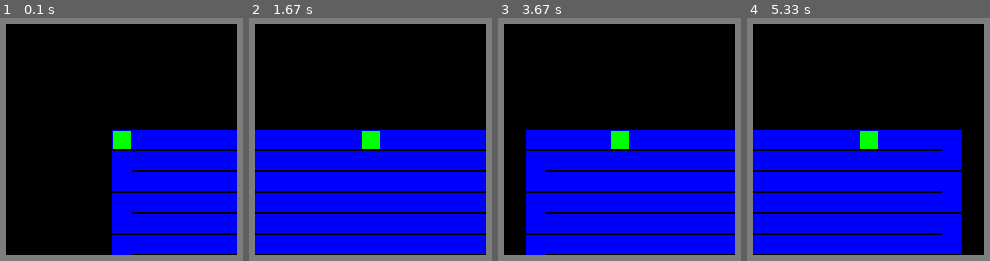
Above: before the commit, frames 1-4 (left to right).
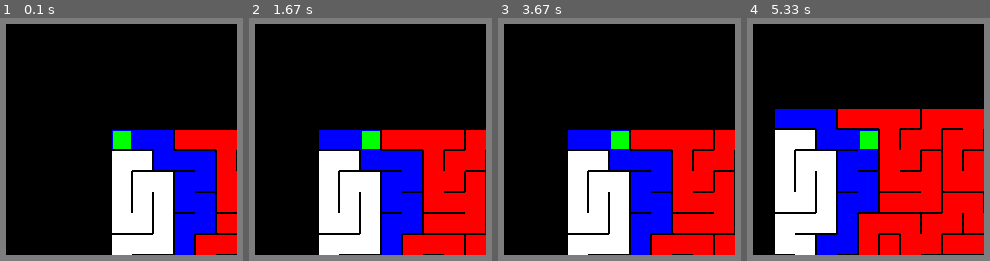
Above: after the commit, the same moments.

Repository: MartinRB45534/Escape
Game: pygame game, started from test_pygame.py
Two runs of this game, one before a commit and one after it. Both use one fixed random seed, a clock stepped at 60 frames per second and the inputs below.
Inputs:
- Up to frame 1 (0.1 s): no input
- Up to frame 2 (1.67 s): hold Right 0.33-0.8 s
- Up to frame 3 (3.67 s): hold Left 1.67-2.2 s; hold Right from 3.4 s (still down)
- Up to frame 4 (5.33 s): release Right at 4.03 s; hold Down 4.07-4.43 s; hold Right from 4.97 s (still down)

The runs differ from the first frame. In frame 1, 17% of the frame differs, in the area x 46-98%, y 46-98%; in frame 2, 38%; in frame 3, 34%; in frame 4, 46%, in the area x 2-98%, y 37-98%.

Commit message:
Ajout des salles

Diff:
--- a/Cases.py
+++ b/Cases.py
@@ -43,6 +43,11 @@
         Fonction qui casse le mur dans la direction indiquée
         """
         self.murs[direction].set_etat(MUR_VIDE)
+    def construire_mur(self,direction):
+        """
+        Fonction qui construit le mur dans la direction indiquée
+        """
+        self.murs[direction].set_etat(MUR_PLEIN)
 
     def mur_plein(self,direction):
         """
--- a/Labyrinthe.py
+++ b/Labyrinthe.py
@@ -5,7 +5,7 @@
 
 
 class Labyrinthe:
-    def __init__(self,largeur,hauteur,arrivee_x,arrivee_y,tailleCase=20,tailleMur=1,poids=[1,1,1,1]):
+    def __init__(self,largeur,hauteur,arrivee_x,arrivee_y,tailleCase=20,tailleMur=1,poids=[1,1,1,1],patterns=None):
         self.largeur = largeur
         self.hauteur = hauteur
 
@@ -19,6 +19,8 @@
         self.tailleMur = tailleMur
         #poids servants à la génération du labyrinthe
         self.poids=poids
+
+        self.patterns=patterns
 
     def generation(self):
         """
@@ -34,6 +36,10 @@
         self.matrice_cases=gene.generation()
         #on change la couleur de la case d'arrivée
         self.matrice_cases[self.arrivee_x][self.arrivee_y].set_Couleur((30,144,255))
+
+        if self.patterns != None:
+            self.patterns[0].generation()
+            self.matrice_cases=self.patterns[0].copie(10,10,self.matrice_cases)
     def peut_passer(self,coord,sens):
         """
         Fonction qui valide et applique ou non le mouvement du joueur
--- /dev/null
+++ b/Patern.py
@@ -0,0 +1,112 @@
+from Cases import *
+from Constantes import *
+
+class Patern:
+    def __init__(self,largeur,hauteur,tailleCase,tailleMur):
+        self.hauteur=hauteur
+        self.largeur=largeur
+        self.matrice_cases = [[Case(tailleCase,tailleMur) for i in range(hauteur)]for i in range(largeur)]
+    def generation(self):
+        for i in range(0,self.largeur):
+            for j in range(0,self.hauteur):
+                self.generation_case(i,j)
+    def generation_case(self,x,y):
+        """
+        Fonction qui prend en entrée:
+            les coordonnées de la case
+            et génère les murs en fonction de sa position
+        """
+        #on casse les murs qui ne sont pas aux extrèmes
+        if x!=0:
+            self.matrice_cases[x][y].casser_mur(GAUCHE)
+
+        if x!=(self.largeur-1):
+            self.matrice_cases[x][y].casser_mur(DROITE)
+
+        if y!=0:
+            self.matrice_cases[x][y].casser_mur(HAUT)
+
+        if y!=(self.hauteur-1):
+            self.matrice_cases[x][y].casser_mur(BAS)
+
+    def integration_case(self,x,y,matrice_lab):
+        """
+        Fonction qui prend en enetrées:
+            les coordonnées de la case
+            les coordonnées de base du patern
+            la matrice du labyrinthe
+
+        et casse les murs qui empêches la navigation dans le labyrinthe
+        """
+        bords=[]
+        bords=self.case_bord(x,y)
+
+        if len(bords)!=0:
+            for i in range(0,len(bords)):
+                mur=self.mur_opposee(x,y,bords[i],matrice_lab)
+                if mur!=None and mur.get_etat()==MUR_VIDE:
+                    matrice_lab[x][y].casser_mur(bords[i])
+
+    def mur_opposee(self,x,y,direction,matrice_lab):
+        """
+        Fonction qui prend en enetrées:
+            les coordonnées de la case
+            la direction du mur que l'on veut tester
+            la matrice du labyrinthe
+        et renvoie le mur opposée (s'il existe) à la direction
+        """
+
+
+        largeur_lab=len(matrice_lab)
+        hauteur_lab=len(matrice_lab[0])
+
+        mur=None
+
+        if direction==HAUT and y>0:
+            mur=matrice_lab[x][y-1].get_mur_bas()
+
+        elif direction==DROITE and x<largeur_lab-1:
+            mur=matrice_lab[x+1][y].get_mur_gauche()
+
+        elif direction==BAS and y<hauteur_lab-1:
+            mur=matrice_lab[x][y+1].get_mur_haut()
+
+        elif direction==GAUCHE and x>0:
+            mur=matrice_lab[x-1][y].get_mur_droit()
+
+        return mur
+
+    def case_bord(self,x,y):
+        """
+        Fonction qui prend en entrée:
+            les coordonnées de la case
+            et qui renvoie la/les direction/s des bords
+        """
+        bords=[]
+
+        #on casse les murs qui ne sont pas aux extrèmes
+        if x!=0:
+            bords+=[GAUCHE]
+
+        if x!=(self.largeur-1):
+            bords+=[DROITE]
+
+        if y!=0:
+            bords+=[HAUT]
+
+        if y!=(self.hauteur-1):
+            bords+=[BAS]
+
+        return bords
+    def copie(self,coordonnee_x,coordonnee_y,matrice_lab):
+        """
+        Fonction qui prend en entrée:
+            les coordonnées de base du patern dans le labyrinthe
+            la matrice de cases du labyrinthe
+        et qui copie les cases du patern dans le labyrinthe
+        """
+        for i in range(coordonnee_x,coordonnee_x+self.largeur):
+            for j in range(coordonnee_y,coordonnee_y+self.hauteur):
+                matrice_lab[i][j]=self.matrice_cases[i-coordonnee_x][j-coordonnee_y]
+                self.integration_case(i,j,matrice_lab)
+        return matrice_lab
--- a/test_pygame.py
+++ b/test_pygame.py
@@ -2,12 +2,16 @@
 from Labyrinthe import *
 from Joueur import *
 from Constantes import *
+from Patern import *
 
 pygame.init()
 #poids permettants de manipuler l'aléatoire
-poids=[1,1000000000000,1,1000000000000]
+poids=[2,2,2,2]
+#salles
+salles=[Patern(10,10,LARGEUR_CASE,LARGEUR_MUR)]
 
-lab=Labyrinthe(CASES_X,CASES_Y,CASES_X-1,CASES_Y-1,LARGEUR_CASE,LARGEUR_MUR,poids)
+
+lab=Labyrinthe(CASES_X,CASES_Y,CASES_X-1,CASES_Y-1,LARGEUR_CASE,LARGEUR_MUR,poids,salles)
 lab.generation()
 lab.resolution(CASES_X-1,CASES_Y-1)
 
